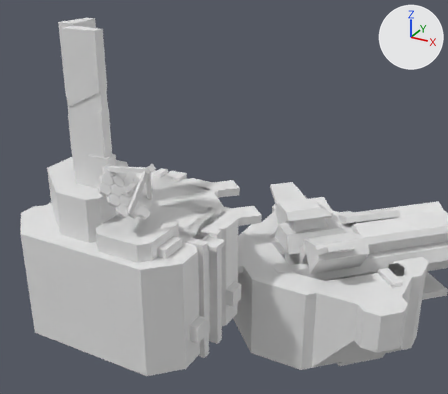
Renders of the Blender file Assets/_Project/Addressables/Remote/Territory/FBX_Territory/MainBlock.blend from each side of a commit.
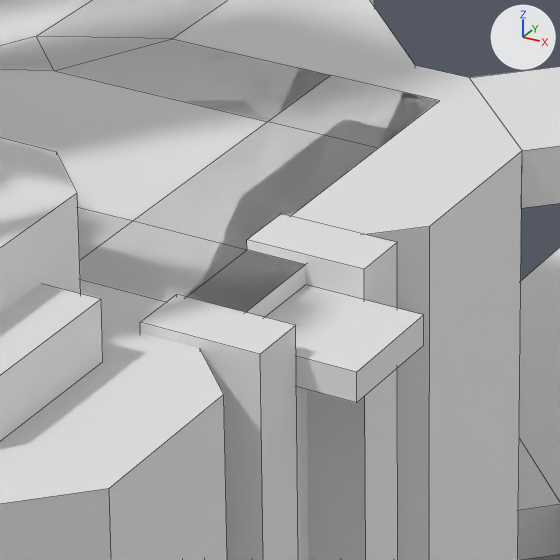
Each version is shown from a camera (50 mm lens) standing at (43.7, -51.4, 31.0) and looking at (14.1, 2.4, 4.0), then close up on the part from 37% to 54% of the width and 50% to 69% of the height. Arrows for +X, +Y and +Z are at upper right; the lights stay in place. The last two pictures show the newer version. The close-ups show mesh edges as thin lines.
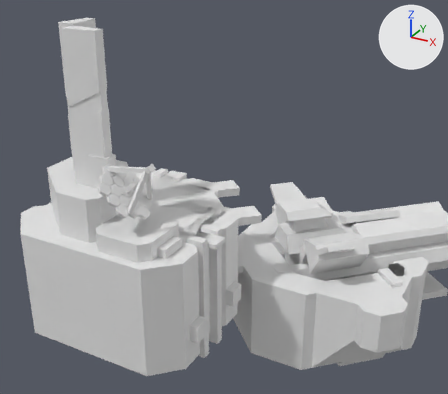
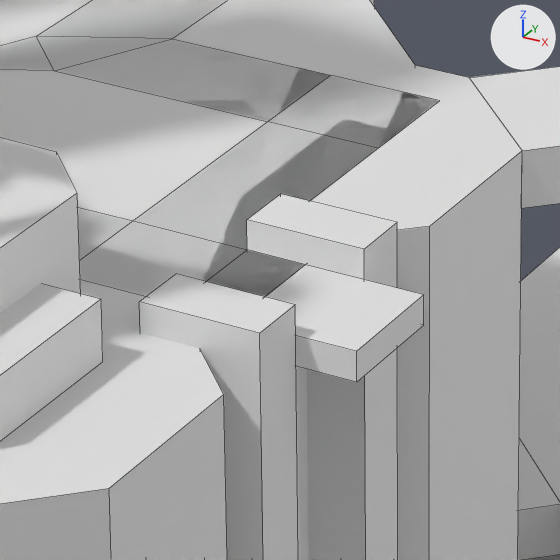
Where the newer file only moved an object's origin or applied its transform, the numbers keep the older frame.

Diff of the bpy script that builds the scene:
```diff
--- a/Assets/_Project/Addressables/Remote/Territory/FBX_Territory/MainBlock.blend.py
+++ b/Assets/_Project/Addressables/Remote/Territory/FBX_Territory/MainBlock.blend.py
@@ me_cube_261 @@
 # used by ob_cube_059; location = (12.0, 2.0, -0.83); rotation_euler = (0.0, 0.0, 3.142), in degrees (0, 0, 180); scale = (2.0, 1.0, 3.02)
-me_cube_261.from_pydata(...)  # 8 vertices, 6 faces; spans x -1.0..0.0, y 0.0..1.0, z -4.47..0.33
+me_cube_261.from_pydata(...)  # 8 vertices, 6 faces; spans x -1.0..0.0, y 0.0..1.0, z -4.47..0.44
+# me_cube_261 part 1: the whole mesh is scaled about its middle by (1, 1, 1.02), then moved by (0.0, 0.0, 0.06)
@@ me_cube_262 @@
 # used by ob_cube_060; location = (12.0, -1.0, -0.83); rotation_euler = (0.0, 0.0, 3.142), in degrees (0, 0, 180); scale = (2.0, 1.0, 3.02)
-me_cube_262.from_pydata(...)  # 8 vertices, 6 faces; spans x -1.0..0.0, y 0.0..1.0, z -4.47..0.33
+me_cube_262.from_pydata(...)  # 8 vertices, 6 faces; spans x -1.0..0.0, y 0.0..1.0, z -4.47..0.44
+# me_cube_262 part 2: the whole mesh is scaled about its middle by (1, 1, 1.02), then moved by (0.0, 0.0, 0.06)
@@ me_cube_263 @@
 # used by ob_elevator_2; location = (13.0, 0.0, -1.33); rotation_euler = (0.0, 0.0, 3.142), in degrees (0, 0, 180); scale = (1.0, 1.0, 0.5)
-me_cube_263.from_pydata(...)  # 8 vertices, 6 faces; spans x -2.0..0.0, y -1.0..1.0, z 1.0..2.0
+me_cube_263.from_pydata(...)  # 8 vertices, 6 faces; spans x -2.0..0.0, y -1.0..1.0, z -1.0..0.0
+# me_cube_263 part 3: the whole mesh is moved by (0.0, 0.0, -2.0)
@@ ob_elevator_2 @@
 ob_elevator_2 = bpy.data.objects.new('Elevator_2', me_cube_263)
-ob_elevator_2.location = (13.0, 0.0, -1.33)
+ob_elevator_2.location = (13.0, 0.0, 0.0)
 ob_elevator_2.rotation_euler = (0.0, 0.0, 3.142)  # degrees (0, 0, 180)
```

Boxes (x1, y1, x2, y2) around the edits, measured in the close-ups (560 x 560 px):
'Cube.059', rescaled: before (247, 214, 398, 560); after (247, 194, 398, 560)
'Cube.060', rescaled: before (140, 294, 298, 560); after (139, 274, 298, 560)
'Elevator_2', moved: before (266, 285, 424, 403); after (265, 265, 424, 382)
